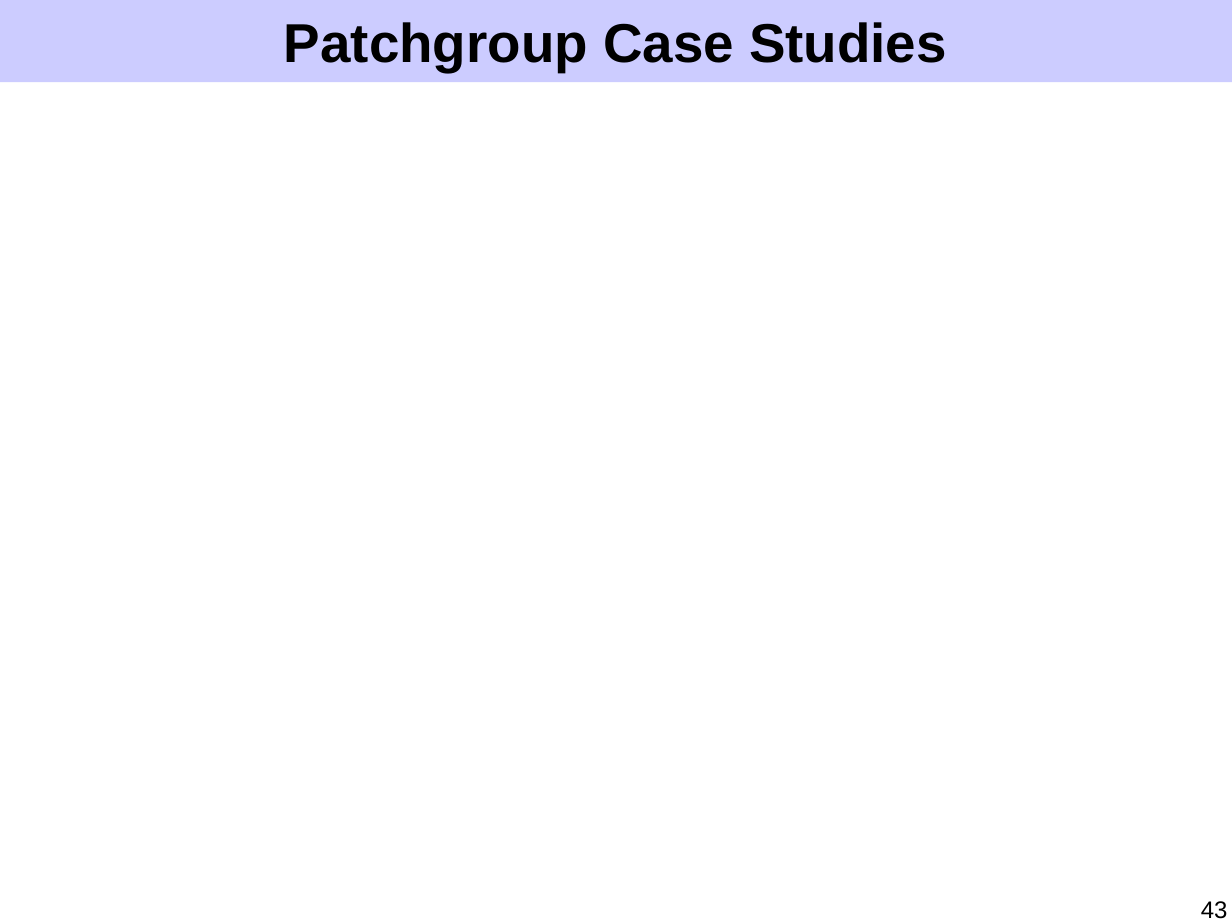
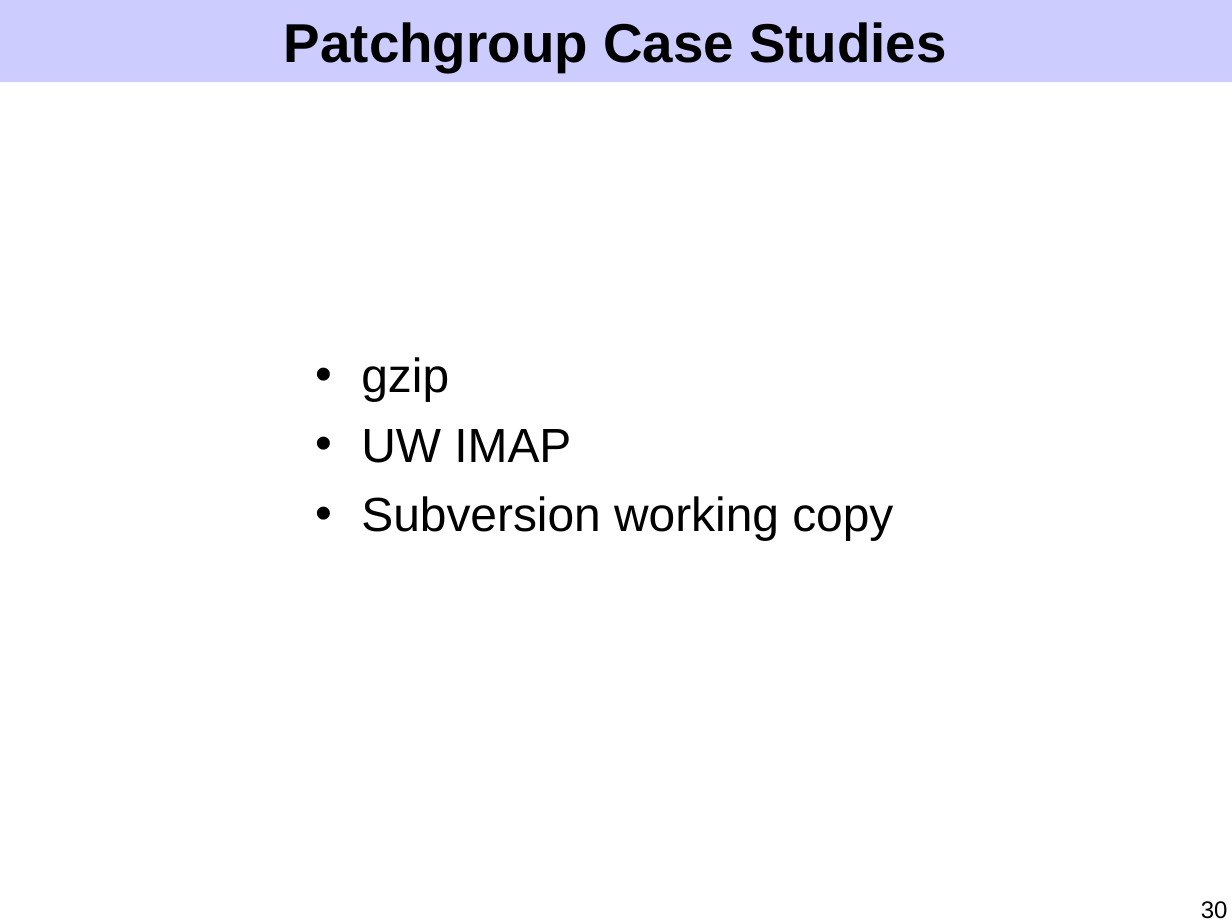
Before and after one commit to ucla-readable/fstitch-doc, a slide deck: slide 30 of sosp/pres.ppt (slide 43 before the commit). Drawn at 1232x924 pixels with LibreOffice and Linux fonts; fonts in the diff are those of the drawing. Boxes give left, top, right and bottom in pixels: in the first picture for what was removed or moved away, otherwise in the second. Text is boxed around its words. In the diff, an @@ line names an element or a change of style, - is before the commit and + after.

Commit message:
Slice, dice, and make remaining optimizations understandable, and make a first fill pass for patchgroups, implementation, evaluation, related work, and conclusions.

```diff
--- a/sosp/pres.ppt
+++ b/sosp/pres.ppt
@@ text added at [361,357,893,541], 28 pt, text #000000 @@
+• gzip
+• UW IMAP
+• Subversion working copy
@@ page number at [1201,901,1228,919]: text changed @@
-43
+30
```
Also in this commit, not shown: 8 other slides changed, 13 slides added, 15 slides removed.
